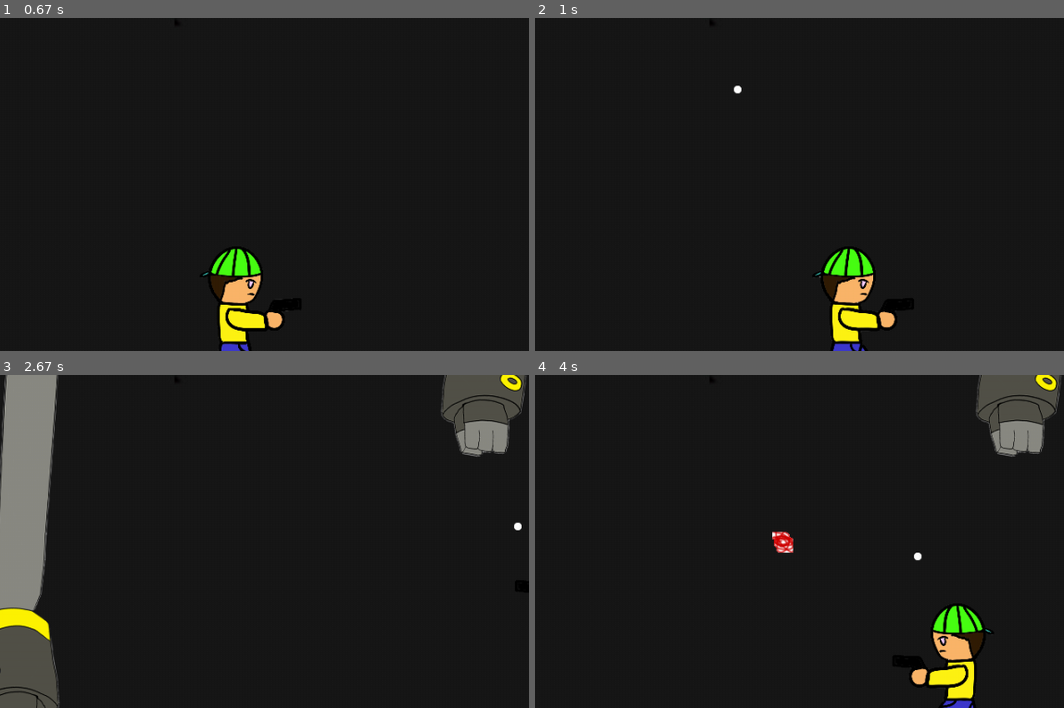
Above: before the commit, frames 1-4 (two rows, left to right).
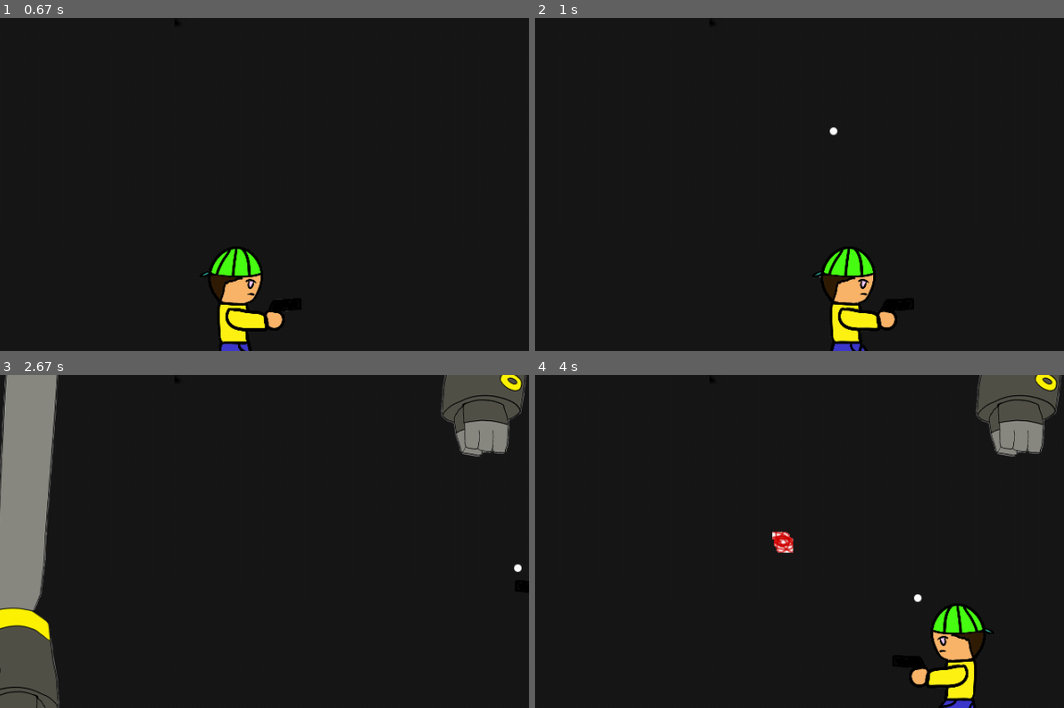
Above: after the commit, the same moments.

Repository: ss-hyun/Chilbo_pygame_pj
Game: pygame game, started from main.py
Same seed, same stepped clock (60 frames per second), same inputs: the game is played once before the commit and once after it.
Inputs (mouse positions are % of the whole screen's width and height, from its top left):
- Up to frame 1 (0.67 s): click (39, 58) at 0.38 s
- Up to frame 2 (1 s): hold A from 0.67 s (still down); hold Right from 0.67 s (still down)
- Up to frame 3 (2.67 s): release A at 1.13 s; release Right at 1.13 s; hold Right 1.17-1.63 s; tap Right Ctrl at 1.23, 1.53, 1.73, 2.07, 2.37, 2.57 s; tap A at 1.32, 2.65 s; hold Up 1.67-1.97 s; hold Right 2-2.47 s; tap Ctrl at 2.15 s; hold Left from 2.5 s (still down)
- Up to frame 4 (4 s): tap Right Ctrl at 2.87, 3.13, 3.8 s; release Left at 3.03 s; hold Down 3.07-3.37 s; tap Z at 3.4 s; hold Left from 3.73 s (still down); tap A at 3.88 s
The pictures show only the part of the screen within x 26-76%, y 43-93%; the shares and areas given below are measured in that part.

Frame 1 is identical in both runs. In frame 2, less than 0.1% of the frame differs, in the area x 37-58%, y 20-36%; in frame 3, less than 0.1%; in frame 4, less than 0.1%.

Commit message:
bullet pos

Diff:
--- a/stage1.py
+++ b/stage1.py
@@ -109,14 +109,36 @@
 def user_attack(ch, game):
     for event in game.event_key:
         if event.type == pygame.KEYDOWN and event.key == pygame.K_a:
-            game.user_attack.append(stage_template.Spherical_Attack(ch.atk_list[0][0], ch.atk_list[0][1], ch.atk_list[0][2], ch.pos.copy(), user_atk_move))
-
-            #for user in game.user_list[:]:
-                #user.pos[user.curr_state]
-            game.user_attack.append(stage_template.Spherical_Attack(ch.atk_list[0][0], ch.atk_list[0][1], ch.atk_list[0][2], ch.pos.copy(), user_atk_move))
+            # if (ch.curr_stste=0) or) (ch.curr_state == 4) or :
+               # ~~
+            user_attack_pos = ch.pos.copy()
+            if ch.curr_state == 0 or ch.curr_state == 4 or ch.curr_state == 5:
+                user_attack_pos[0] += 115
+                user_attack_pos[1] += 50
+            if ch.curr_state == 1 or ch.curr_state == 6 or ch.curr_state == 7:
+                user_attack_pos[1] += 50
+            if ch.curr_state == 3 or ch.curr_state == 10 or ch.curr_state == 11:
+                user_attack_pos[0] += 120
+                user_attack_pos[1] += 50
+            if ch.curr_state == 2 or ch.curr_state == 8 or ch.curr_state == 9:
+               user_attack_pos[1] += 50
+
+
+
+            game.user_attack.append(stage_template.Spherical_Attack(ch.atk_list[0][0], ch.atk_list[0][1], ch.atk_list[0][2], user_attack_pos, user_atk_move))
 
 def user_atk_move(atk, game):
+    #for user in game.user_list[:]:
+        #if user.curr_state == 0 or user.curr_state == 4 or user.curr_state == 5:
+            #atk.pos[0] += 6
+        #elif user.curr_state == 1 or user.curr_state == 6 or user.curr_state == 7:
+            #atk.pos[0] -= 6
+        #elif user.curr_state == 3 or user.curr_state == 10 or user.curr_state == 11:
+            #atk.pos[1] -= 6
+        #else user.curr_state == 2 or user.curr_state == 9 or user.curr_state == 8:
+            #atk.pos[1] += 6
     atk.pos[1] -= 6
+
     for monster in game.monster_list[:]:
         if atk.pos[1] <= monster.pos[1] + monster.size[monster.curr_state][1] and monster.pos[0] < atk.pos[0] and atk.pos[0] < monster.pos[0] + monster.size[monster.curr_state][0] :
             if monster.name != "boss":
--- a/stage_template.py
+++ b/stage_template.py
@@ -90,7 +90,7 @@
         self.positioning = info[2][1]
         self.attack = info[2][2]
         self.img_control = info[2][3]
-        # atk_list[i][0] : image surface, [1] : damage
+        # atk_list[i][0] : image surface, [1] : damage, [2] : range or size
         self.atk_list = []
         if info[3]:
             for atk in info[3]: self.atk_list.append((pygame.image.load(path+atk[0]) if atk[0] else None, atk[1], atk[2], pygame.mixer.Sound(path+atk[3]) if atk[3] else None))
@@ -161,7 +161,6 @@
 
         next_stage = False
 
-
         while self.frame.running:
             pygame.display.set_caption(self.frame.name)
             self.fps.tick(self.speed)
